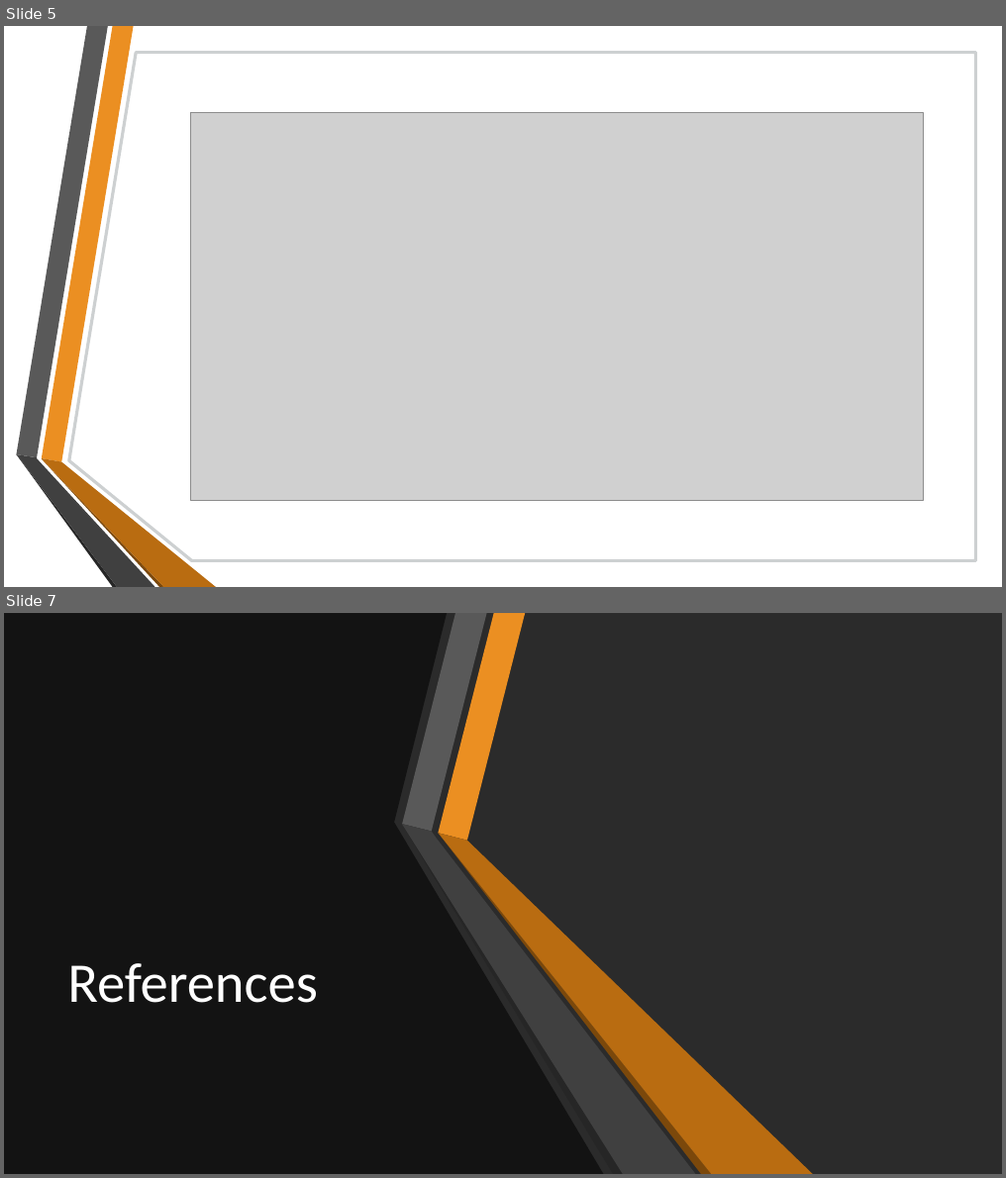
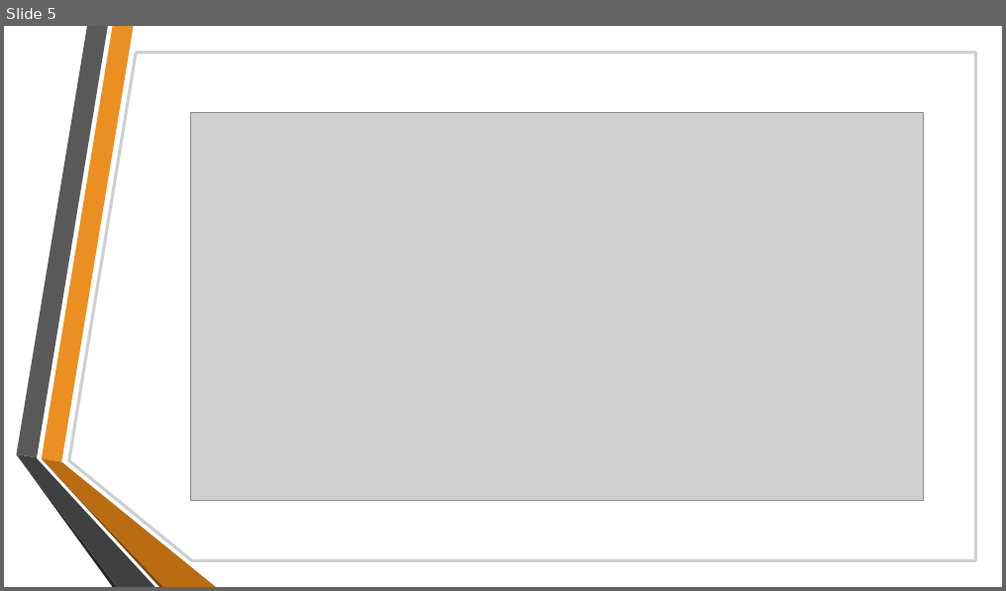
Before and after one commit to nannohk/GPU_Benchmark, a slide deck: Presentation.pptx. Shown one above the other, each under a label of ours: slides 5 and 7 before the commit, slide 5 after it; the slides between them are not shown. The pictures are 1006x1178 and 1006x591 pixels, drawn with LibreOffice and Linux fonts; fonts in the diff are those of the drawing; grey boxes stand for pictures; background and template pictures are left out; a plain dark background stands for a picture behind light text. Boxes give left, top, right and bottom in pixels: in the first picture for what was removed or moved away, otherwise in the second. Text is boxed around its words. In the diff, an @@ line names an element or a change of style, - is before the commit and + after.

```diff
--- a/Presentation.pptx
+++ b/Presentation.pptx
@@ slide 7 removed at [4,613,1002,1174], background picture (left out) @@
@@ rectangle removed at [4,613,1002,1174] @@
@@ freeform shape removed at [4,613,604,1174] @@
@@ group removed at [49,613,460,1174]: 6 freeform shapes @@
@@ group removed at [402,613,813,1174]: 6 freeform shapes @@
@@ title removed at [67,963,318,1003] @@
-References
@@ group removed at [16,613,216,1174]: 6 freeform shapes @@
```
Also in this commit, not shown: 1 slide added.
